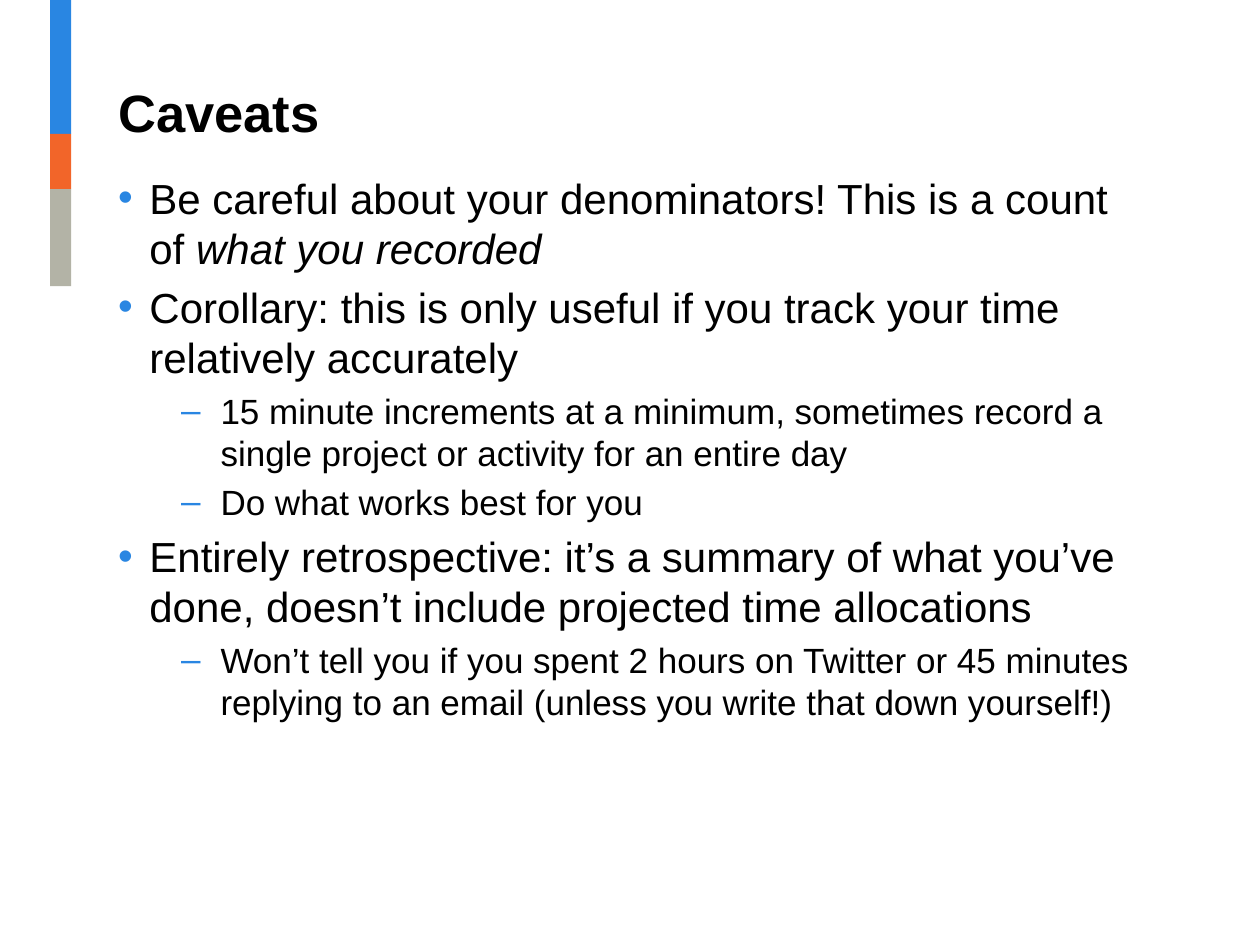
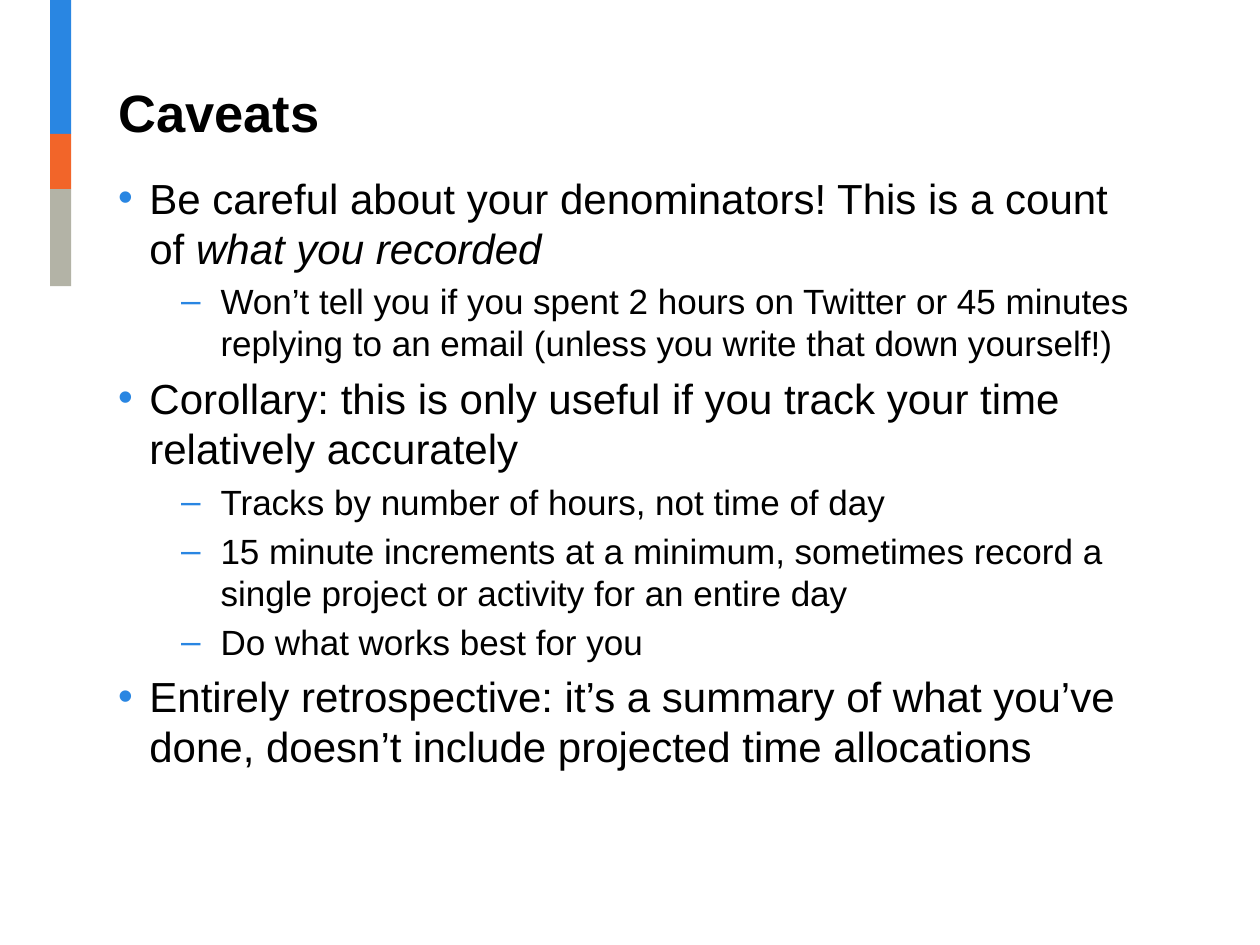
Before and after one commit to jalavery/timetrackR, a slide deck: slide 34 of RLadies timetrackR Presentation.pptx (slide 27 before the commit). Drawn at 1260x945 pixels with LibreOffice and Linux fonts; fonts in the diff are those of the drawing; background and template pictures are left out. Boxes give left, top, right and bottom in pixels: in the first picture for what was removed or moved away, otherwise in the second. Text is boxed around its words. In the diff, an @@ line names an element or a change of style, - is before the commit and + after.

```diff
--- a/RLadies timetrackR Presentation.pptx
+++ b/RLadies timetrackR Presentation.pptx
@@ text at box(220, 288, 1129, 363): paragraph added @@
+  – Won’t tell you if you spent 2 hours on Twitter or 45 minutes replying to an email (unless you write that down yourself!)
@@ text at box(220, 489, 884, 521): paragraph added @@
+  – Tracks by number of hours, not time of day
@@ text at box(220, 647, 1129, 722): paragraph removed @@
-  – Won’t tell you if you spent 2 hours on Twitter or 45 minutes replying to an email (unless you write that down yourself!)
```
Also in this commit, not shown: 6 other slides changed, 8 slides added, 1 slide removed, 4 other files.
